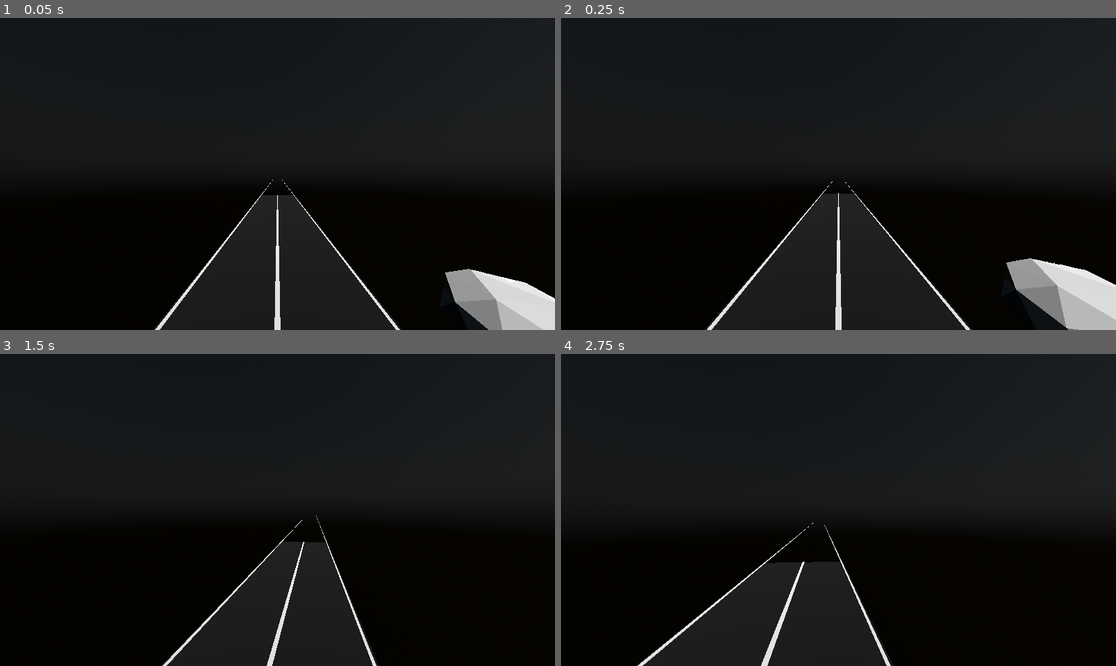
Above: before the commit, frames 1-4 (two rows, left to right).
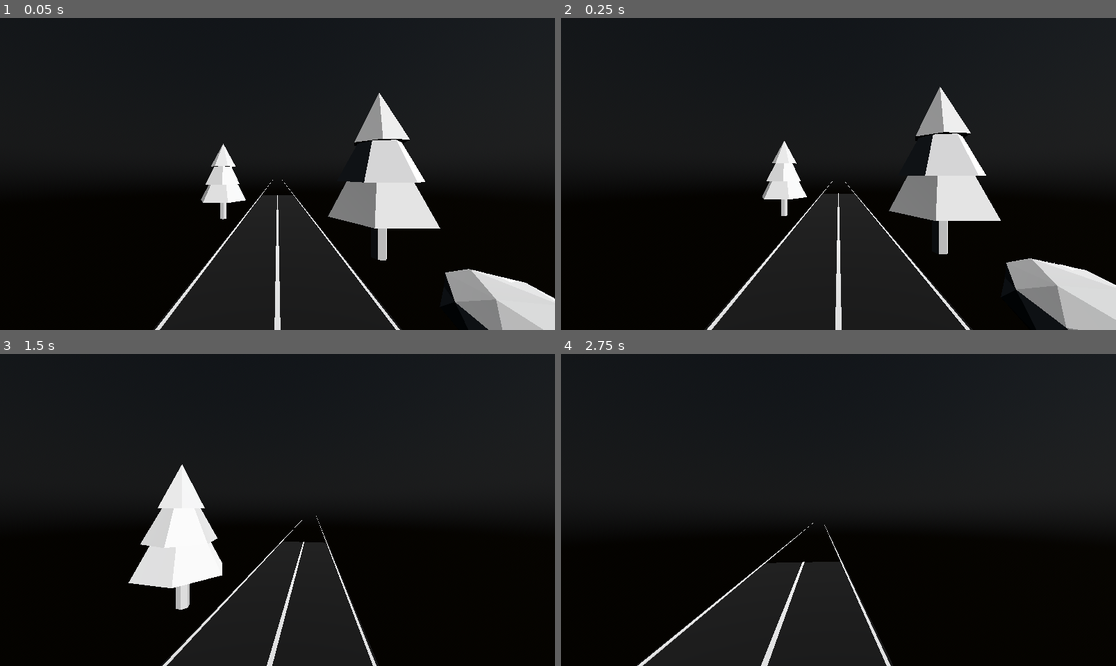
Above: after the commit, the same moments.

Repository: HarshMarcos/Indie-Horror-Game
Game: Godot game, scene res://Scenes/Main.tscn
The game is run twice, just before and just after one commit, with the same random seed, the same clock (stepped at 60 frames per second) and the same inputs.
Inputs (mouse positions are in pixels of both pictures, inside the frame that each line leads up to):
- Up to frame 1 (0.05 s): no input
- Up to frame 2 (0.25 s): no input
- Up to frame 3 (1.5 s): tap Enter at 0.5 s; move the mouse to (305, 510) at 0.52 s; hold Shift (sprint) 0.53-1.28 s; hold W (move_forward) from 0.53 s (still down); tap Space (jump) at 0.77 s; move the mouse to (249, 510) at 1.27 s; tap Shift (sprint) at 1.35 s
- Up to frame 4 (2.75 s): keep holding W (move_forward); tap Space (jump) at 1.52 s; move the mouse to (849, 503) at 2.02 s; hold Shift (sprint) from 2.03 s (still down)

The runs differ from the first frame. In frame 1, 5.2% of the frame differs, in the area x 36-80%, y 24-78%; in frame 2, 5.2%; in frame 3, 3.8%; in frame 4, nothing differs.

Commit message:
Add first custom environment assets

Diff:
--- a/Scenes/Main.tscn
+++ b/Scenes/Main.tscn
@@ -1,8 +1,9 @@
-[gd_scene load_steps=9 format=3 uid="uid://cmvkn8na1vp0p"]
+[gd_scene load_steps=10 format=3 uid="uid://cmvkn8na1vp0p"]
 
 [ext_resource type="PackedScene" uid="uid://ds0daxmicw4lv" path="res://Scenes/Player.tscn" id="1_r150o"]
 [ext_resource type="PackedScene" uid="uid://dq0e6h404oohx" path="res://Scenes/Road.tscn" id="2_idj7w"]
 [ext_resource type="PackedScene" uid="uid://cnbgwyl0bwhtn" path="res://Scenes/Rock01.tscn" id="3_kln2b"]
+[ext_resource type="PackedScene" uid="uid://da6itxldp3fx" path="res://Assets/Models/Tree01.glb" id="4_rgh2o"]
 
 [sub_resource type="PlaneMesh" id="PlaneMesh_r150o"]
 size = Vector2(100, 100)
@@ -56,3 +57,9 @@
 
 [node name="Rock01" parent="Props" instance=ExtResource("3_kln2b")]
 transform = Transform3D(1.5, 0, 0, 0, 1.5, 0, 0, 0, 1.5, 3.5, 0, -5)
+
+[node name="Tree01" parent="Props" instance=ExtResource("4_rgh2o")]
+transform = Transform3D(1.81262, 0, 0.845237, 0, 2, 0, -0.845237, 0, 1.81262, 4, 0, -8)
+
+[node name="Tree02" parent="Props" instance=ExtResource("4_rgh2o")]
+transform = Transform3D(-1.30228, 0, 1.09274, 0, 1.7, 0, -1.09274, 0, -1.30228, -4, 0, -15)
--- /dev/null
+++ b/Scenes/Tree_01.tscn
@@ -0,0 +1,5 @@
+[gd_scene load_steps=2 format=3 uid="uid://bt7qmixp4wsys"]
+
+[ext_resource type="PackedScene" uid="uid://da6itxldp3fx" path="res://Assets/Models/Tree01.glb" id="1_m3yiy"]
+
+[node name="Tree01" instance=ExtResource("1_m3yiy")]
Binary file added: Assets/Models/Tree01.glb
Not shown, added: Assets/Models/Tree01.glb.import
Not shown, added: Assets/Blender/Tree01.blend
